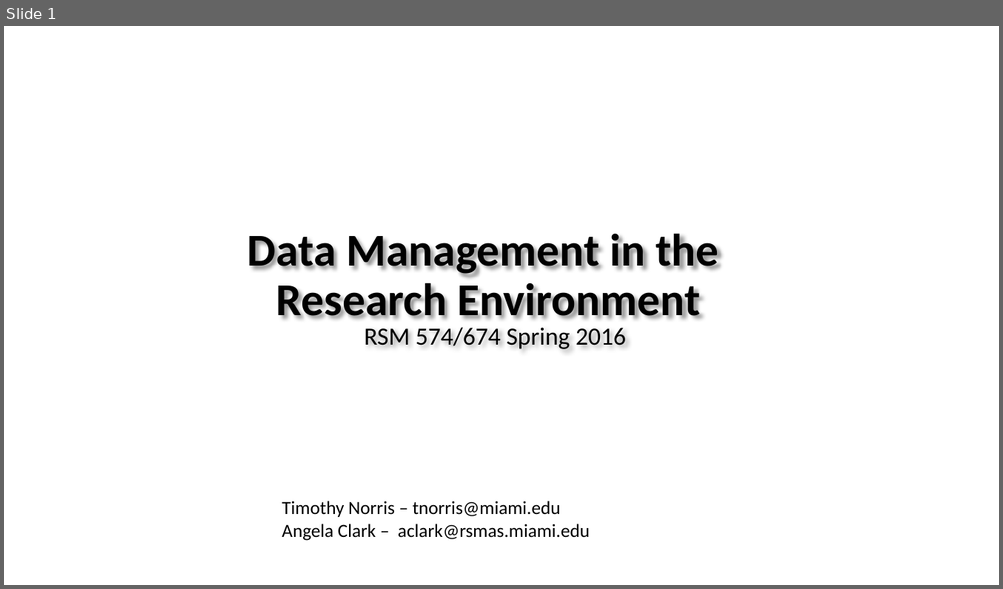
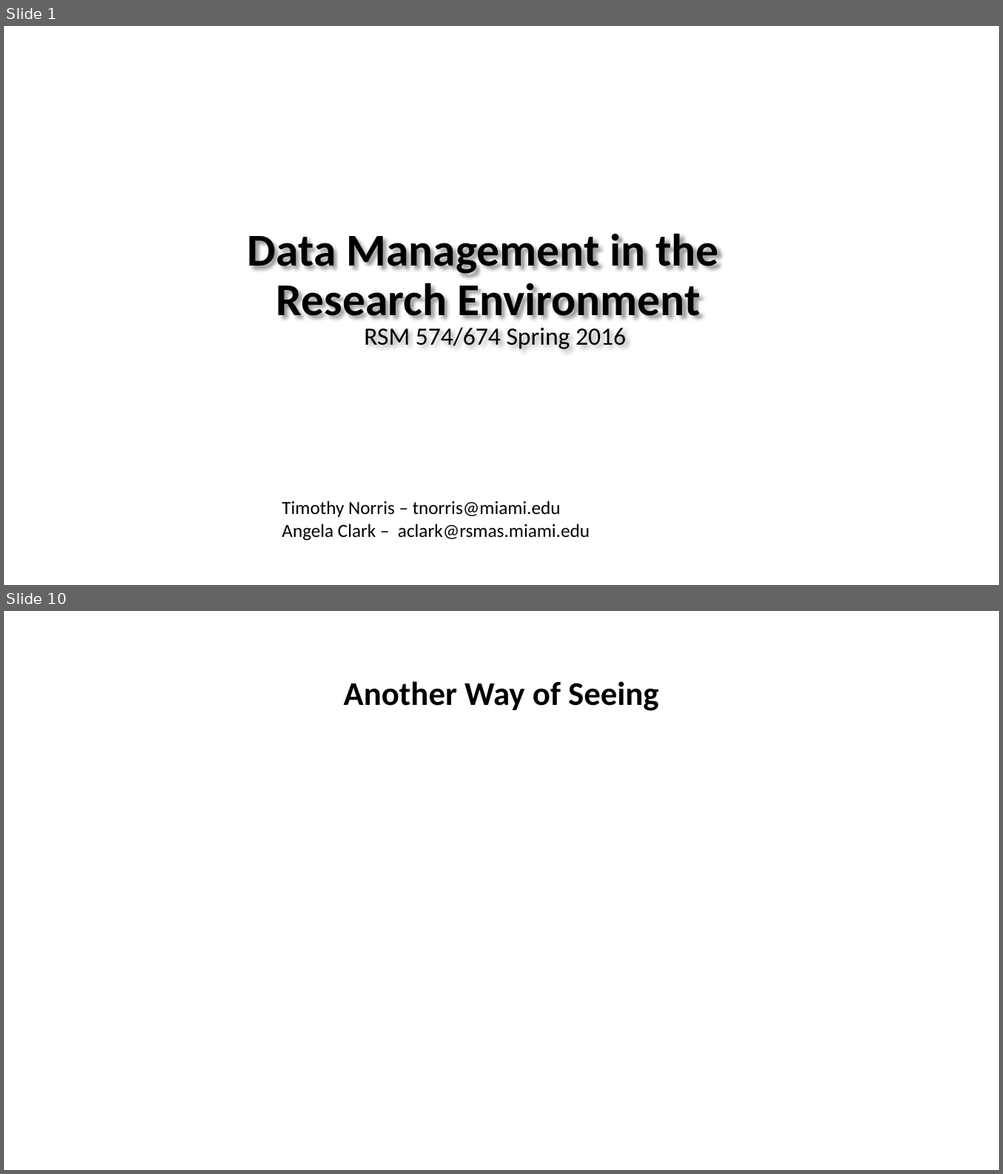
Before and after one commit to tibbben/teaching.data.literacy, a slide deck: UM_DataManagementClass/Lessons/03/03_firstMeeting.pptx. Shown one above the other, each under a label of ours: slide 1 before the commit, slides 1 and 10 after it; the slides between them are not shown. The pictures are 1003x589 and 1003x1174 pixels, drawn with LibreOffice and Linux fonts; fonts in the diff are those of the drawing; background and template pictures are left out. Boxes give left, top, right and bottom in pixels: in the first picture for what was removed or moved away, otherwise in the second. Text is boxed around its words. In the diff, an @@ line names an element or a change of style, - is before the commit and + after.

```diff
--- a/UM_DataManagementClass/Lessons/03/03_firstMeeting.pptx
+++ b/UM_DataManagementClass/Lessons/03/03_firstMeeting.pptx
@@ slide 10 added at <box>4,611,999,1170</box>, background #FFFFFF @@
@@ title added at <box>344,681,658,711</box>, 32 pt, text #000000, bold @@
+Another Way of Seeing
```
Also in this commit, not shown: 19 other slides added, 1 other file.
